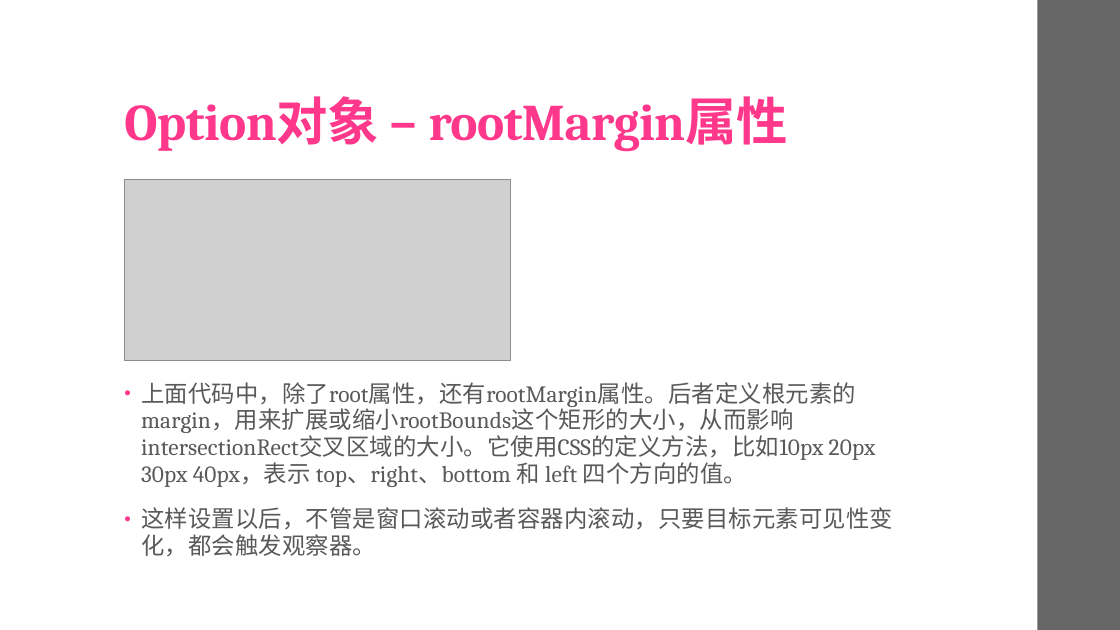
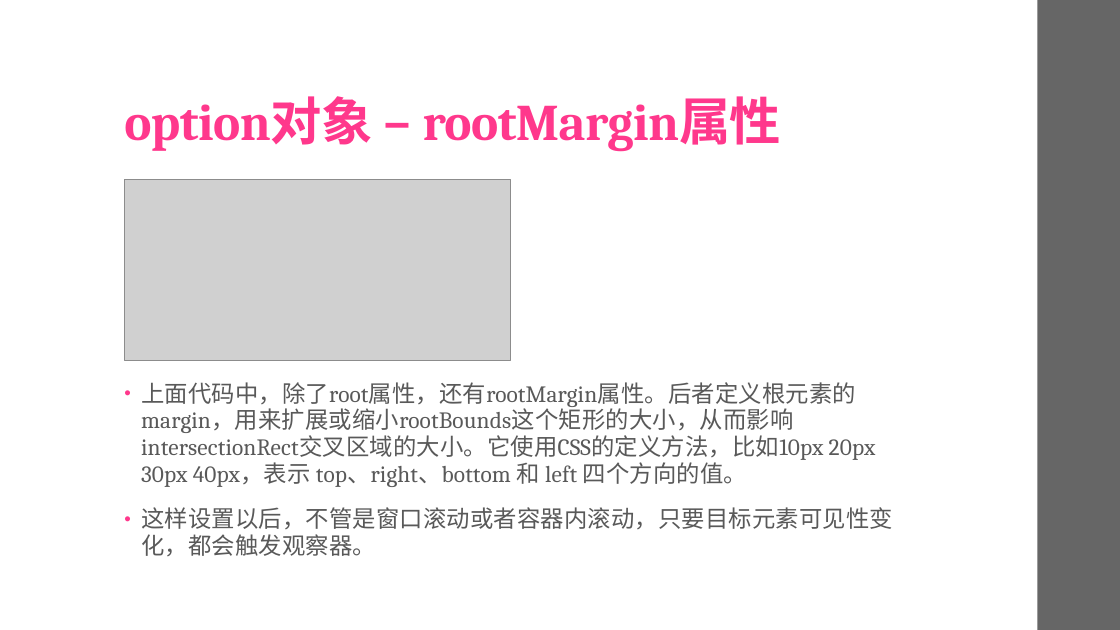
Before and after one commit to uaoin/IntersectionObserver-API, a slide deck: slide 14 of IntersectionObserver.pptx. Drawn at 1120x630 pixels with LibreOffice and Linux fonts; fonts in the diff are those of the drawing; grey boxes stand for pictures. Boxes give left, top, right and bottom in pixels: in the first picture for what was removed or moved away, otherwise in the second. Text is boxed around its words. In the diff, an @@ line names an element or a change of style, - is before the commit and + after.

```diff
--- a/IntersectionObserver.pptx
+++ b/IntersectionObserver.pptx
@@ title at (x1=124, y1=96, x2=782, y2=151): text changed @@
-Option对象 – rootMargin属性
+option对象 – rootMargin属性
```
Also in this commit, not shown: 10 other slides changed.
